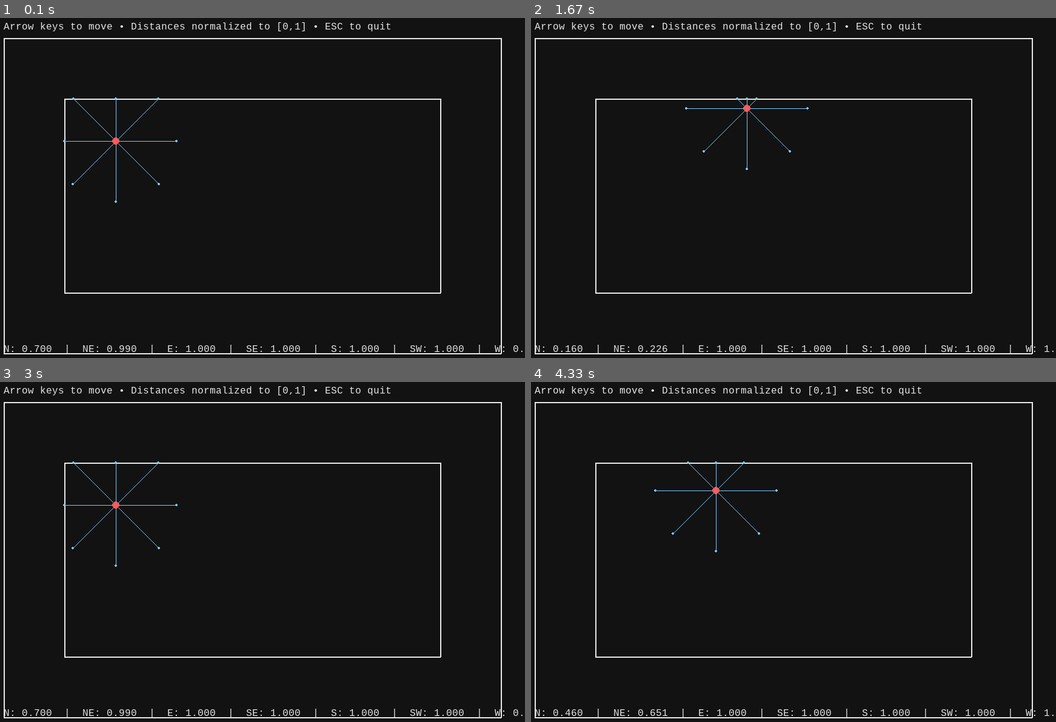
Above: before the commit, frames 1-4 (two rows, left to right).
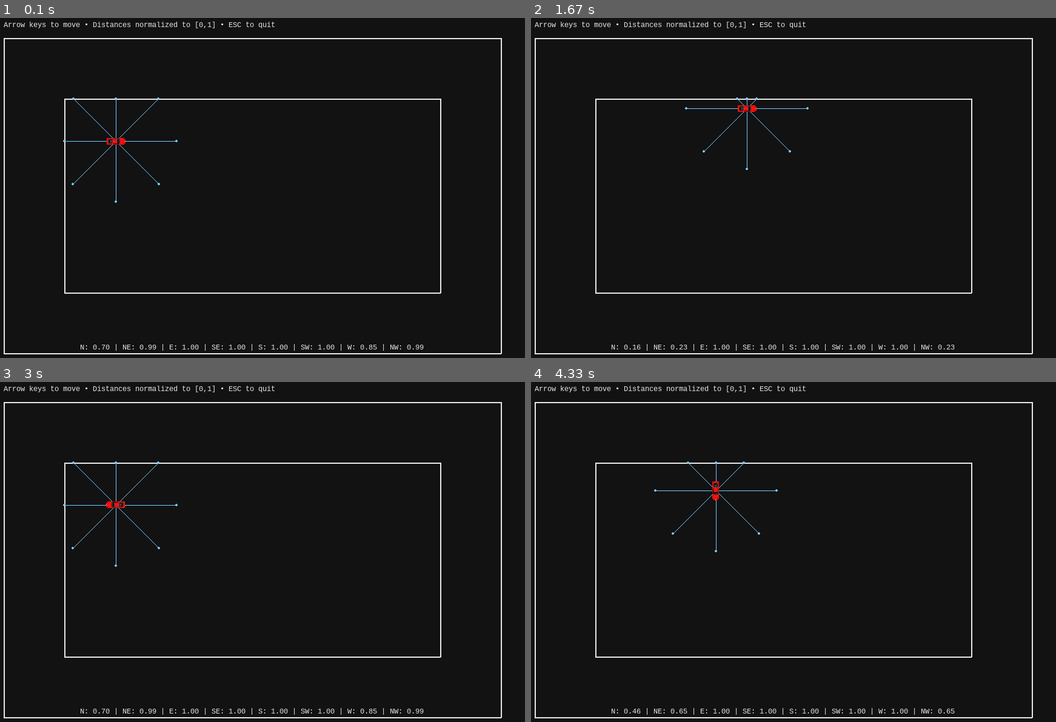
Above: after the commit, the same moments.

Repository: daniel06smith/CMPT310-Project
Game: pygame game, started from lidar8_demo.py
The game is run twice, just before and just after one commit, with the same random seed, the same clock (stepped at 60 frames per second) and the same inputs.
Inputs:
- Up to frame 1 (0.1 s): no input
- Up to frame 2 (1.67 s): hold Right 0.33-0.8 s; hold Up 0.83-1.13 s; hold Right 1.17-1.63 s
- Up to frame 3 (3 s): hold Left 1.67-2.2 s; hold Down 2.23-2.53 s; hold Left 2.57-2.97 s
- Up to frame 4 (4.33 s): hold Up 3-3.37 s; hold Right 3.4-4.03 s; hold Down from 4.07 s (still down)

The runs differ from the first frame. In frame 1, 1.4% of the frame differs, in the area x 0-100%, y 1-99%; in frame 2, 1.4%; in frame 3, 1.4%; in frame 4, 1.4%.

Commit message:
Added car sprite, rotational movement, car colours invert when collision occurs.

Diff:
--- a/lidar8_demo.py
+++ b/lidar8_demo.py
@@ -23,6 +23,10 @@
 RAY_COLOR = (120, 200, 255)
 CAR_COLOR = (255, 90, 90)
 TEXT_COLOR = (230, 230, 230)
+
+# Car dimensions (for hitbox)
+CAR_WIDTH = 40
+CAR_HEIGHT = 24
 
 # LiDAR parameters
 R_MAX = 100.0  # max sensing range in pixels
@@ -91,6 +95,18 @@
     dists = [cast_ray(p, (float(d[0]), float(d[1])), walls, r_max) for d in DIRS_8]
     return (np.array(dists, dtype=np.float32) / r_max).clip(0.0, 1.0)
 
+
+def check_wall_collision(pos: Vec2, walls: List[Segment]) -> bool:
+    """Check if the car's hitbox collides with any wall."""
+    car_rect = get_car_hitbox(pos)
+
+    # Check each wall segment for collision with the car rectangle
+    for (a, b) in walls:
+        # Check if line segment intersects with rectangle
+        if car_rect.clipline(a, b):
+            return True
+    return False
+
 # ----------------------------
 # Drawing helpers
 # ----------------------------
@@ -100,8 +116,49 @@
         pygame.draw.line(screen, WALL_COLOR, (int(a[0]), int(a[1])), (int(b[0]), int(b[1])), 2)
 
 
-def draw_car(screen: pygame.Surface, pos: Vec2):
-    pygame.draw.circle(screen, CAR_COLOR, (int(pos[0]), int(pos[1])), 6)
+def draw_car(screen: pygame.Surface, pos: Vec2, car_image: Optional[pygame.Surface] = None, angle: float = 0, is_colliding: bool = False):
+    """
+    Draw the car using an image if provided, otherwise draw a rectangle.
+
+    Args:
+        screen: Pygame surface to draw on
+        pos: Center position of the car (x, y)
+        car_image: Optional car sprite image
+        angle: Rotation angle in degrees (0 = facing right)
+        is_colliding: If True, inverts the colors
+    """
+    if car_image is not None:
+        rotated_image = pygame.transform.rotate(car_image, -angle)
+
+        # Invert colors if colliding
+        if is_colliding:
+            # Create inverted version of the image
+            inverted = rotated_image.copy()
+            pixels = pygame.surfarray.array3d(inverted)
+            # Invert RGB values
+            pixels[:] = 255 - pixels
+            inverted = pygame.surfarray.make_surface(pixels)
+            # Preserve alpha channel
+            inverted.set_colorkey(rotated_image.get_colorkey())
+            if rotated_image.get_alpha() is not None:
+                inverted.set_alpha(rotated_image.get_alpha())
+            rotated_image = inverted
+
+        rect = rotated_image.get_rect(center=(int(pos[0]), int(pos[1])))
+        screen.blit(rotated_image, rect)
+
+    else:
+        rect = pygame.Rect(int(pos[0] - CAR_WIDTH/2), int(pos[1] - CAR_HEIGHT/2), CAR_WIDTH, CAR_HEIGHT)
+        # Invert color if colliding
+        color = CAR_COLOR
+        if is_colliding:
+            color = (255 - CAR_COLOR[0], 255 - CAR_COLOR[1], 255 - CAR_COLOR[2])
+        pygame.draw.rect(screen, color, rect, border_radius=4)
+
+
+def get_car_hitbox(pos: Vec2) -> pygame.Rect:
+    """Get the rectangular hitbox for collision detection."""
+    return pygame.Rect(int(pos[0] - CAR_WIDTH/2), int(pos[1] - CAR_HEIGHT/2), CAR_WIDTH, CAR_HEIGHT)
 
 
 def draw_rays(screen: pygame.Surface, p: Vec2, norm_dists: np.ndarray):
@@ -119,10 +176,12 @@
 
 def draw_readout(screen: pygame.Surface, font: pygame.font.Font, norm_dists: np.ndarray):
     labels = ["N", "NE", "E", "SE", "S", "SW", "W", "NW"]
-    lines = [f"{labels[i]}: {norm_dists[i]:.3f}" for i in range(8)]
-    text = "  |  ".join(lines)
+    lines = [f"{labels[i]}: {norm_dists[i]:.2f}" for i in range(8)]
+    text = " | ".join(lines)
     surf = font.render(text, True, TEXT_COLOR)
-    screen.blit(surf, (MARGIN, HEIGHT - MARGIN + 8 - 24))
+    # Center the text horizontally
+    text_x = (WIDTH - surf.get_width()) // 2
+    screen.blit(surf, (text_x, HEIGHT - MARGIN + 8 - 24))
 
 # ----------------------------
 # Main App
@@ -133,12 +192,27 @@
     screen = pygame.display.set_mode((WIDTH, HEIGHT))
     pygame.display.set_caption("LiDAR-8 Demo — Milestone 1")
     clock = pygame.time.Clock()
-    font = pygame.font.SysFont("consolas", 18)
+    font = pygame.font.SysFont("consolas", 14)  # Smaller font size
 
     walls = square_track(WIDTH, HEIGHT, MARGIN)
+
+    # Load car image (optional - set to None to use rectangle fallback)
+    car_image = "/Car.png"
+    try:
+        # Try to load car.png from the same directory
+        # Replace 'car.png' with your actual image filename
+        original_car_image = pygame.image.load('car.png').convert_alpha()
+        # Scale the image to match hitbox dimensions
+        car_image = pygame.transform.scale(original_car_image, (CAR_WIDTH, CAR_HEIGHT))
+    except FileNotFoundError:
+        print("car.png not found - using rectangle fallback")
+    except Exception as e:
+        print(f"Error loading car image: {e} - using rectangle fallback")
 
     pos = [WIDTH * 0.25, HEIGHT * 0.35]
     speed = 180.0
+    angle = 0  # Car rotation angle
+    velocity = [0.0, 0.0]  # Track velocity for rotation
 
     running = True
     accum_dt = 0.0
@@ -163,6 +237,14 @@
                 pos[0] += dx * speed * FIXED_DT
                 pos[1] += dy * speed * FIXED_DT
 
+                # Update rotation angle based on movement direction
+                # atan2 returns angle in radians, convert to degrees
+                # pygame y-axis points down, so we use dy directly
+                angle = math.degrees(math.atan2(dy, dx))
+
+                # Store velocity
+                velocity = [dx * speed, dy * speed]
+
             pos[0] = float(np.clip(pos[0], MARGIN + 5, WIDTH - MARGIN - 5))
             pos[1] = float(np.clip(pos[1], MARGIN + 5, HEIGHT - MARGIN - 5))
             accum_dt -= FIXED_DT
@@ -170,9 +252,12 @@
         screen.fill(BG_COLOR)
         draw_walls(screen, walls)
 
+        # Check for collision
+        is_colliding = check_wall_collision((pos[0], pos[1]), walls)
+
         norm_dists = lidar8((pos[0], pos[1]), walls, R_MAX)
         draw_rays(screen, (pos[0], pos[1]), norm_dists)
-        draw_car(screen, (pos[0], pos[1]))
+        draw_car(screen, (pos[0], pos[1]), car_image, angle, is_colliding)
         draw_readout(screen, font, norm_dists)
 
         hud = font.render("Arrow keys to move • Distances normalized to [0,1] • ESC to quit", True, TEXT_COLOR)
Binary file added: Car.png
